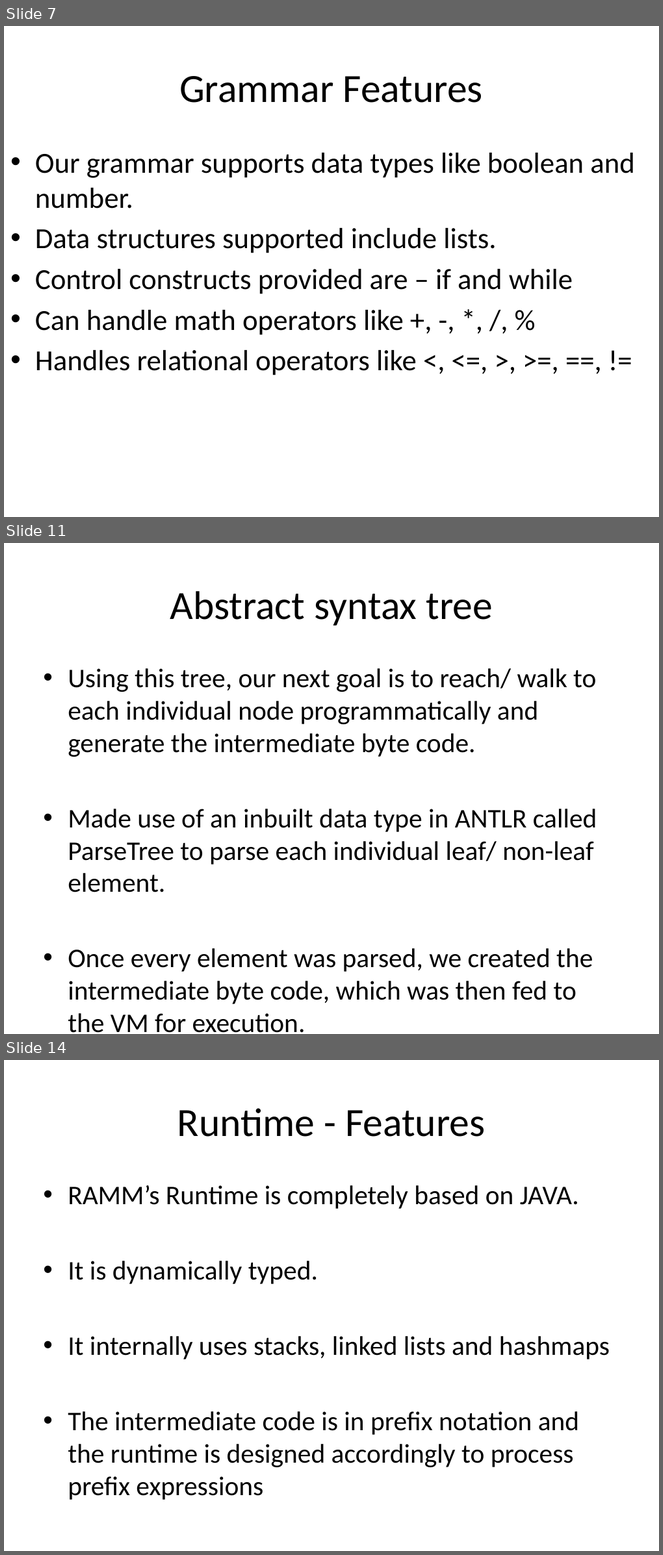
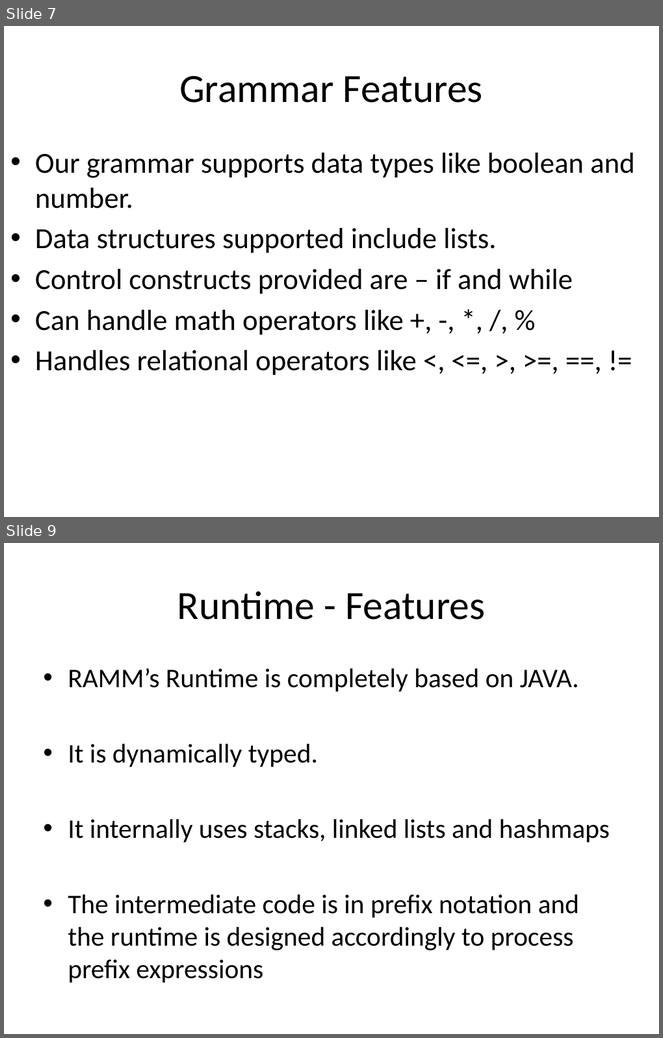
Before and after one commit to kazekagegaara/ramm, a slide deck: doc/Design.pptx. Shown one above the other, each under a label of ours: slides 7, 11 and 14 before the commit, slides 7 and 9 after it; the slides between them are not shown. The pictures are 663x1555 and 663x1038 pixels, drawn with LibreOffice and Linux fonts; fonts in the diff are those of the drawing. Boxes give left, top, right and bottom in pixels: in the first picture for what was removed or moved away, otherwise in the second. Text is boxed around its words. In the diff, an @@ line names an element or a change of style, - is before the commit and + after.

```diff
--- a/doc/Design.pptx
+++ b/doc/Design.pptx
@@ slide 11 removed at (x1=4, y1=543, x2=659, y2=1034), background #FFFFFF @@
@@ title removed at (x1=170, y1=591, x2=493, y2=626) @@
-Abstract syntax tree
@@ text removed at (x1=68, y1=668, x2=597, y2=1033) @@
-• Using this tree, our next goal is to reach/ walk to each individual node programmatically and generate the intermediate byte code.
-• Made use of an inbuilt data type in ANTLR called ParseTree to parse each individual leaf/ non-leaf element.
-• Once every element was parsed, we created the intermediate byte code, which was then fed to the VM for execution.
@@ what was slide 14 is now slide 9 @@
```
Also in this commit, not shown: 1 slide changed, 1 slide added, 6 other slides removed, 1 other file.
